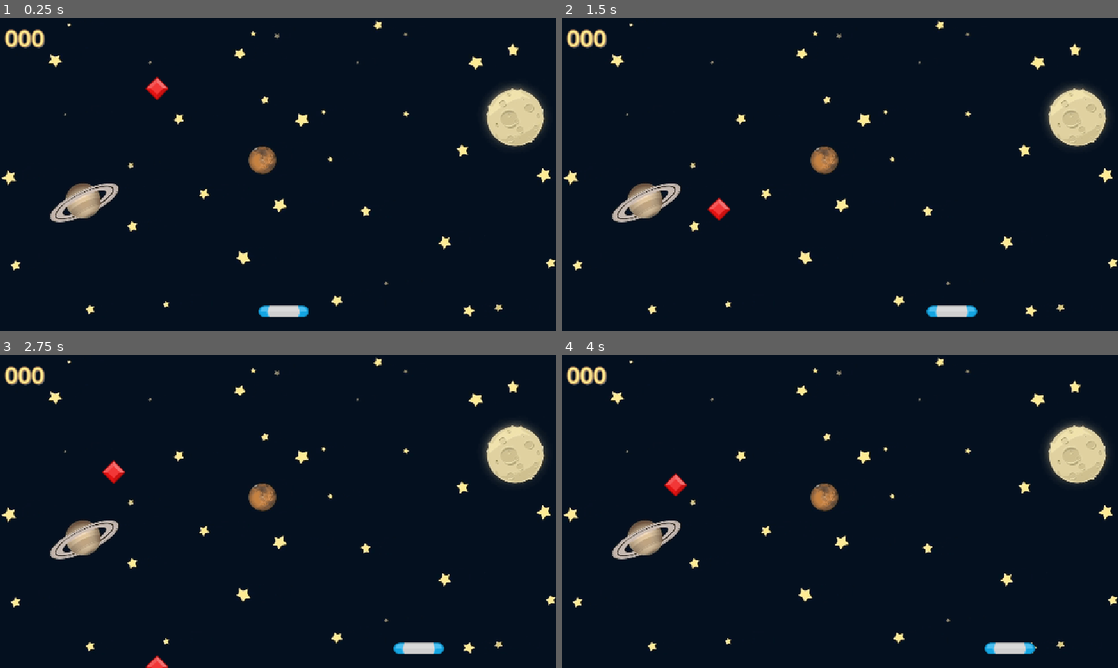
Above: before the commit, frames 1-4 (two rows, left to right).
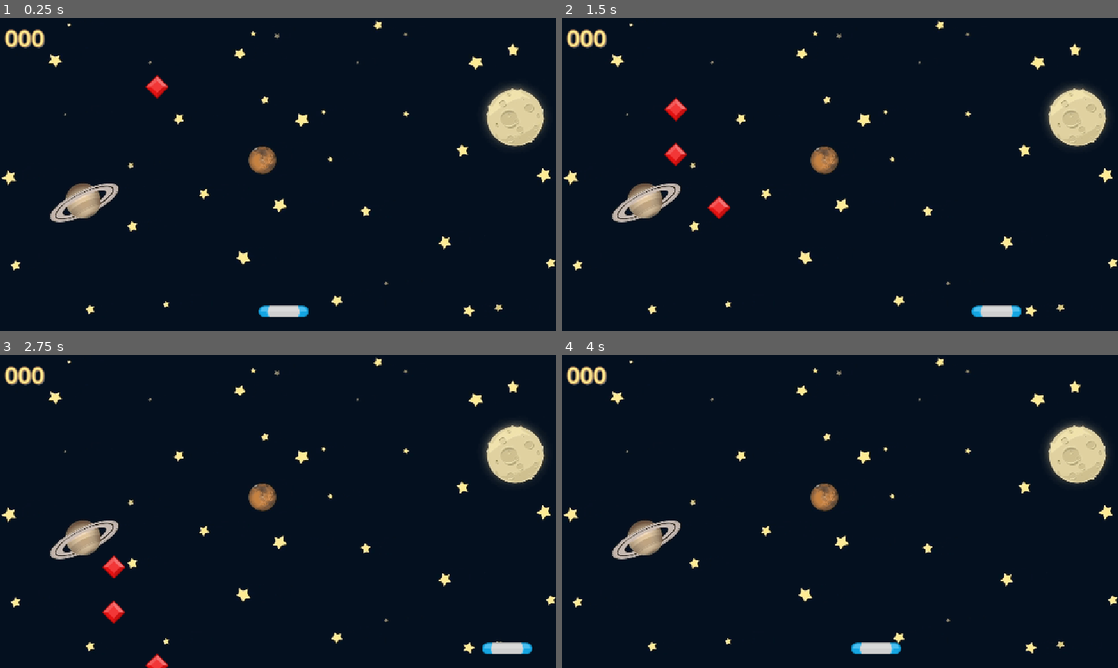
Above: after the commit, the same moments.

Repository: Wollex/GemCatcher
Game: Godot game, scene res://Scenes/Game/Game.tscn
Two runs of this game, one before a commit and one after it. Both use one fixed random seed, a clock stepped at 60 frames per second and the inputs below. Sound files missing from this copy of the repository are replaced by a short silence.
Inputs:
- Up to frame 1 (0.25 s): no input
- Up to frame 2 (1.5 s): hold D (move_right) 0.53-1.28 s; hold A (move_left) from 1.28 s (still down)
- Up to frame 3 (2.75 s): release A (move_left) at 2.03 s; hold D (move_right) from 2.03 s (still down)
- Up to frame 4 (4 s): release D (move_right) at 3.53 s; hold A (move_left) from 3.53 s (still down)

The runs differ from the first frame. In frame 1, 0.1% of the frame differs, in the area x 26-31%, y 18-27%; in frame 2, 1.1%; in frame 3, 1.2%, in the area x 18-96%, y 33-100%; in frame 4, 0.8%.

Commit message:
Gem Spawn on Beat

Diff:
--- a/Scenes/Game/Game.gd
+++ b/Scenes/Game/Game.gd
@@ -1,6 +1,7 @@
 extends Node2D
 
 class_name Game
+
 
 var _score: int = 0
 const EXPLODE = preload("res://assets/explode.wav")
@@ -8,7 +9,6 @@
 const MARGIN: float = 70
 
 
-@onready var spawn_timer: Timer = $SpawnTimer
 @onready var paddle: Area2D = $Paddle
 @onready var score_sound: AudioStreamPlayer2D = $ScoreSound
 @onready var sound: AudioStreamPlayer = $Sound
@@ -18,10 +18,17 @@
 static func get_vpr() -> Rect2:
 	return _vp_r
 
+const BPM: float = 120.0
+var beat_interval: float = 60.0 / BPM
+var last_beat: int = -1
+
+var last_gem_x: float = 0
+var elapsed_time: float = 0.0
+
 func _ready() -> void:
 	update_vp()
 	get_viewport().size_changed.connect(update_vp)
-	spawn_gem()
+
 
 
 func update_vp() -> void:
@@ -39,21 +46,15 @@
 	sound.stop()
 	sound.stream = EXPLODE
 	sound.play()
-	spawn_timer.stop()
 	paddle.set_process(false)
 	for child in get_children():
 		if child is Gem:
 			child.set_process(false)
 
-func _on_timer_timeout() -> void:
-	spawn_gem()
 
 
 func _on_gem_off_screen() -> void:
-	stop_all()
-
-
-
+	pass
 
 
 
@@ -63,3 +64,22 @@
 		score_label.text = str(_score).pad_zeros(3)
 		score_sound.position = area.position
 		score_sound.play()
+
+func animate_gems_on_beat() -> void:
+	for child in get_children():
+		if child is Gem:
+			child.scale = Vector2(1,1)
+
+			var tw = child.create_tween()
+			tw.tween_property(child, "scale", Vector2(1.2, 1.2), 0.1).set_trans(Tween.TRANS_SINE).set_ease(Tween.EASE_OUT)
+			tw.tween_property(child, "scale", Vector2(1, 1), 0.1).set_trans(Tween.TRANS_SINE).set_ease(Tween.EASE_IN)
+
+func _process(delta: float) -> void:
+	if sound.playing:
+		var elapsed = sound.get_playback_position()
+		var beats_passed = floor(elapsed / beat_interval)
+
+		if beats_passed > last_beat:
+			spawn_gem()
+			animate_gems_on_beat()
+			last_beat = beats_passed
--- a/Scenes/Game/Game.tscn
+++ b/Scenes/Game/Game.tscn
@@ -3,7 +3,7 @@
 [ext_resource type="Script" uid="uid://dqdk6lyonsld4" path="res://Scenes/Game/Game.gd" id="1_ln2h6"]
 [ext_resource type="Texture2D" uid="uid://cifbkqboyb0jw" path="res://assets/GameBg.png" id="1_rdw05"]
 [ext_resource type="PackedScene" uid="uid://cosi8kvbygul2" path="res://Scenes/Paddle/Paddle.tscn" id="2_gwu2e"]
-[ext_resource type="AudioStream" uid="uid://mip5eci6ogxd" path="res://assets/bgm_action_5.mp3" id="4_ln2h6"]
+[ext_resource type="AudioStream" uid="uid://p63gryidv1nh" path="res://assets/LevelMusic.mp3" id="4_y3kpf"]
 [ext_resource type="AudioStream" uid="uid://cs13hhvaedpbp" path="res://assets/spell1_0.wav" id="5_y3kpf"]
 
 [node name="Game" type="Node2D"]
@@ -17,14 +17,11 @@
 [node name="Paddle" parent="." instance=ExtResource("2_gwu2e")]
 position = Vector2(587, 607)
 
-[node name="SpawnTimer" type="Timer" parent="."]
-wait_time = 2.0
-autostart = true
-
 [node name="Sound" type="AudioStreamPlayer" parent="."]
-stream = ExtResource("4_ln2h6")
+stream = ExtResource("4_y3kpf")
 volume_db = -15.0
 autoplay = true
+parameters/looping = true
 
 [node name="ScoreSound" type="AudioStreamPlayer2D" parent="."]
 stream = ExtResource("5_y3kpf")
@@ -46,4 +43,3 @@
 text = "000"
 
 [connection signal="area_entered" from="Paddle" to="." method="_on_paddle_area_entered"]
-[connection signal="timeout" from="SpawnTimer" to="." method="_on_timer_timeout"]
--- a/Scenes/Gem/Gem.gd
+++ b/Scenes/Gem/Gem.gd
@@ -7,6 +7,10 @@
 
 @onready var gem: Area2D = $"."
 const SPEED: float = 200.0
+
+const BPM: float = 120.0
+var beat_interval: float = 60.0
+var last_beat: int = -1
 
 
 
@@ -21,7 +25,6 @@
 	gem.position.y += SPEED*delta
 
 	if position.y > Game.get_vpr().end.y:
-		print("Gem falls off")
 		gem_off_screen.emit()
 		die()
 
--- a/Scenes/Paddle/Paddle.gd
+++ b/Scenes/Paddle/Paddle.gd
@@ -1,6 +1,6 @@
 extends Area2D
 
-const SPEED: float = 400
+const SPEED: float = 1000
 
 # Called when the node enters the scene tree for the first time.
 func _ready() -> void:
Not shown, added: assets/LevelMusic.mp3.import
Not shown, added: assets/LevelMusic.mp3
